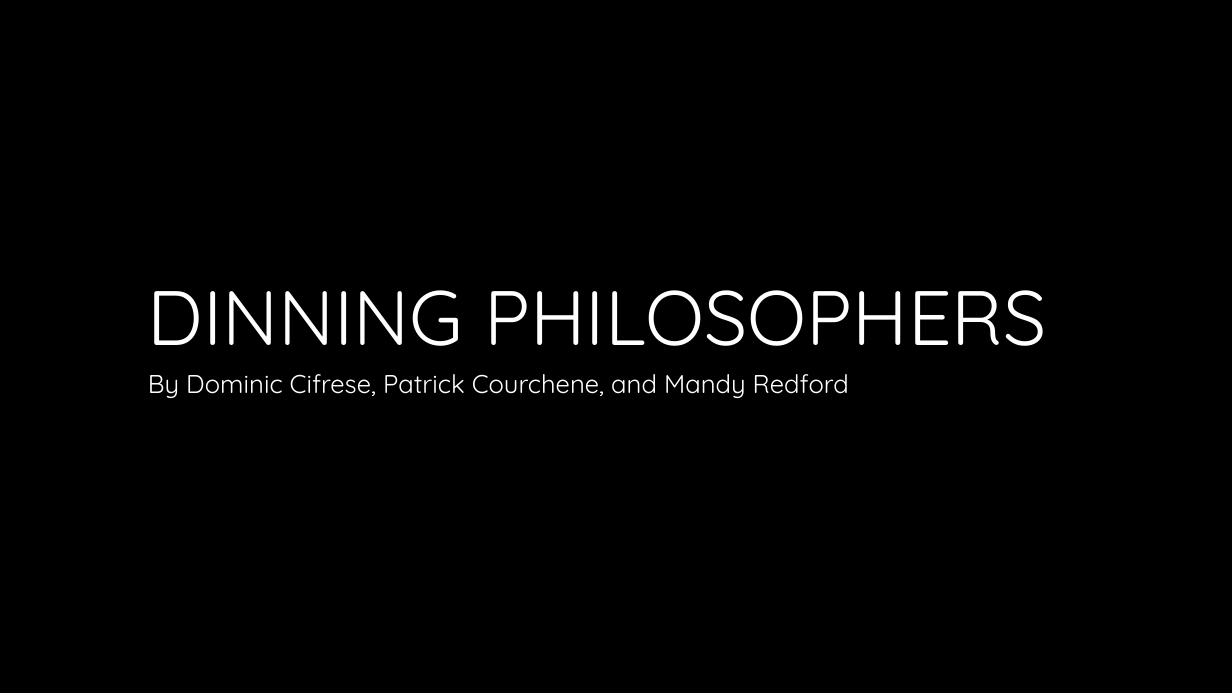
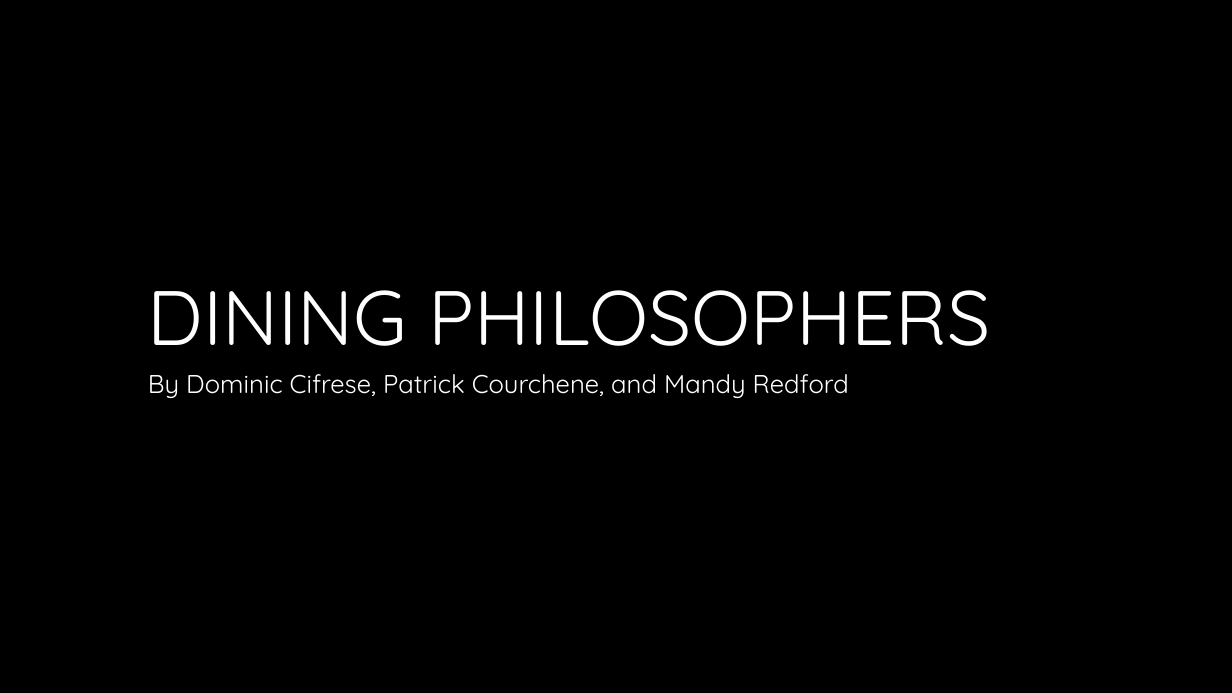
Before and after one commit to MandyRedford/Dining-Philosopher, a slide deck: slide 1 of pp.pptx. Drawn at 1232x693 pixels with LibreOffice and Linux fonts; fonts in the diff are those of the drawing; background and template pictures are left out. Boxes give left, top, right and bottom in pixels: in the first picture for what was removed or moved away, otherwise in the second. Text is boxed around its words. In the diff, an @@ line names an element or a change of style, - is before the commit and + after.

```diff
--- a/pp.pptx
+++ b/pp.pptx
@@ title at (148, 290, 990, 346): text changed @@
-DINNING PHILOSOPHERS
+DINING PHILOSOPHERS
```
Also in this commit, not shown: 1 slide added, 2 other files.
